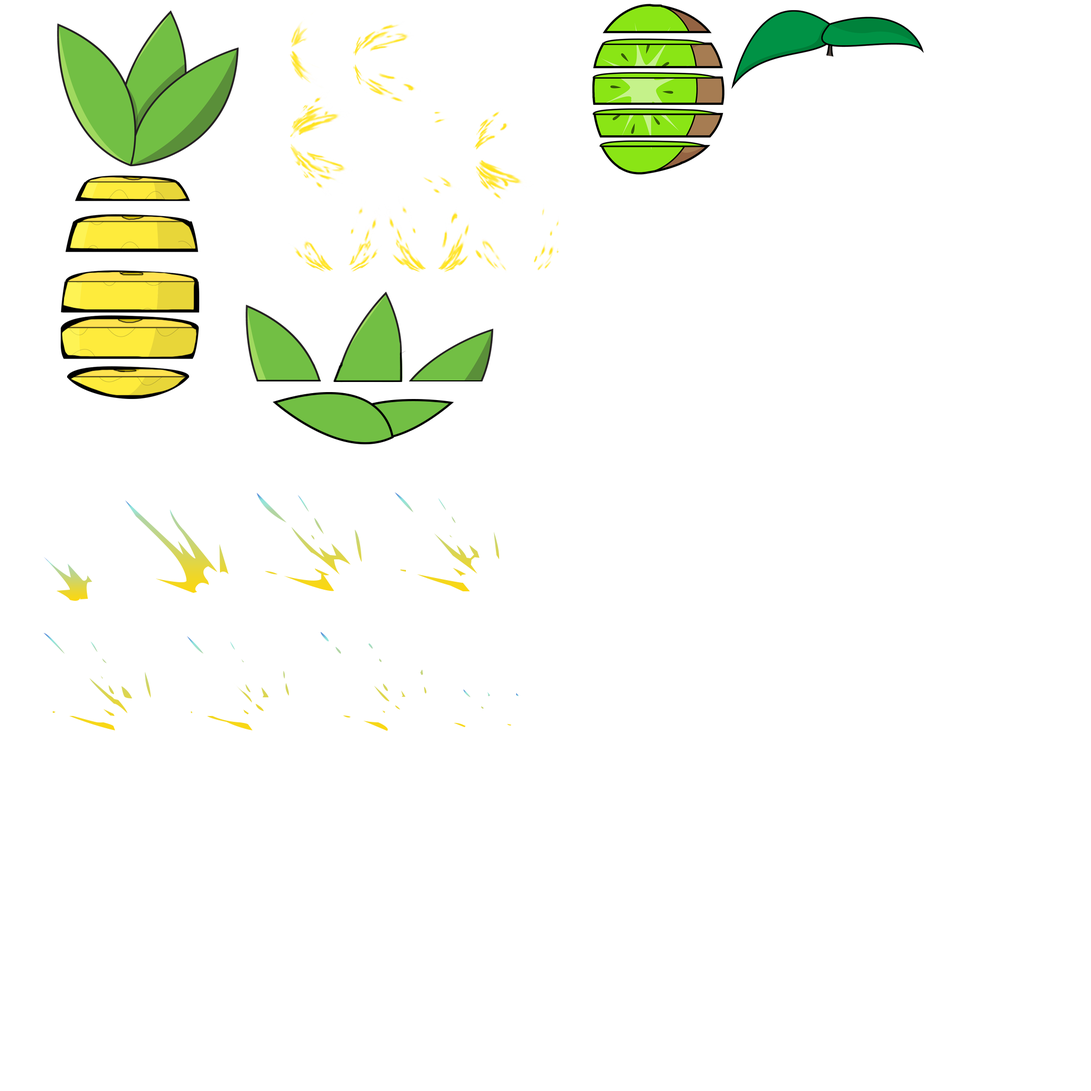
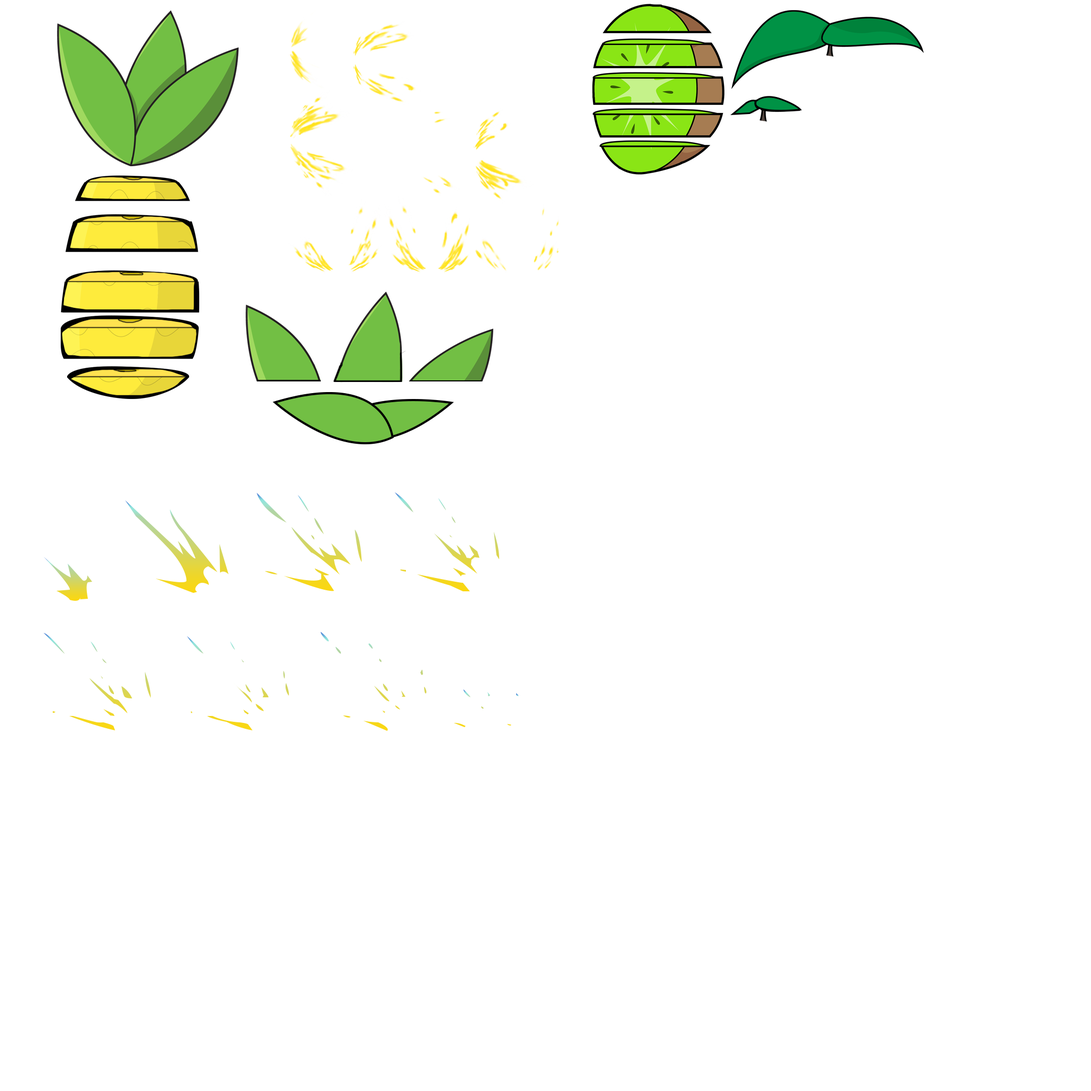
Revision of a layered w=1091, h=1091 image; what changed, layer by layer:
added layer "Shape 3" in group "Kiwi" over (730, 95, 803, 123)
